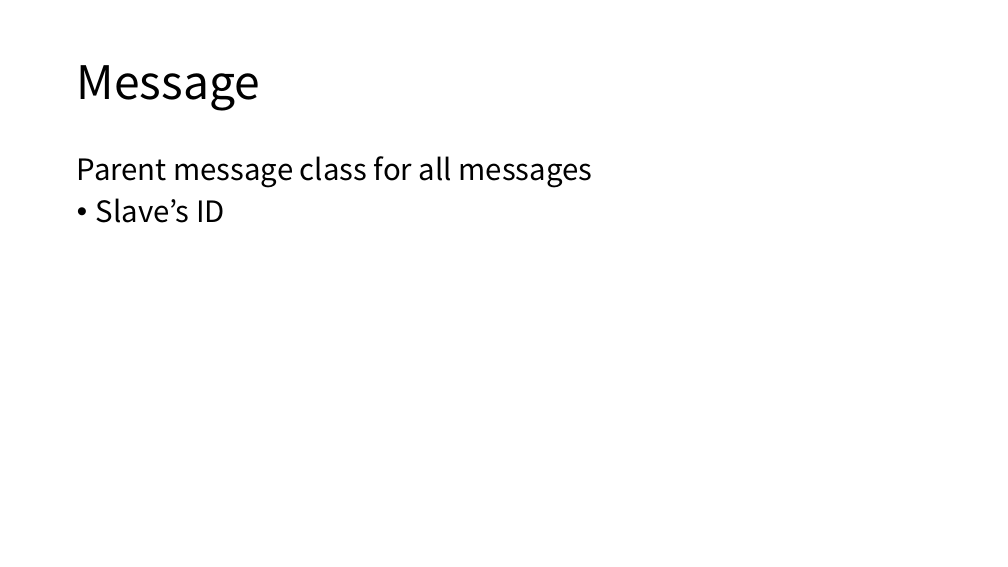
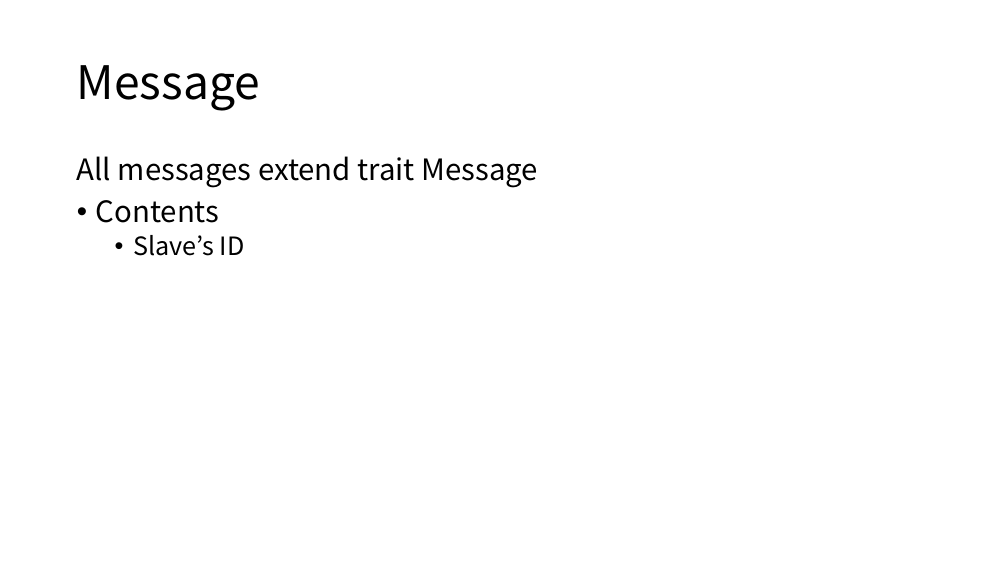
Before and after one commit to GNUp/cs434-doc, a slide deck: slide 10 of project2.pptx. Drawn at 1008x567 pixels with LibreOffice and Linux fonts; fonts in the diff are those of the drawing. Boxes give left, top, right and bottom in pixels: in the first picture for what was removed or moved away, otherwise in the second. Text is boxed around its words. In the diff, an @@ line names an element or a change of style, - is before the commit and + after.

```diff
--- a/project2.pptx
+++ b/project2.pptx
@@ text at [77,156,539,223]: text changed @@
-Parent message class for all messages
+All messages extend trait Message
+• Contents
@@ text at [134,235,245,256]: size 28 to 24 pt in "Slave’s ID"; list level 1 to 2 in "Slave’s ID" @@
```
Also in this commit, not shown: 5 other slides changed, 3 slides added.
